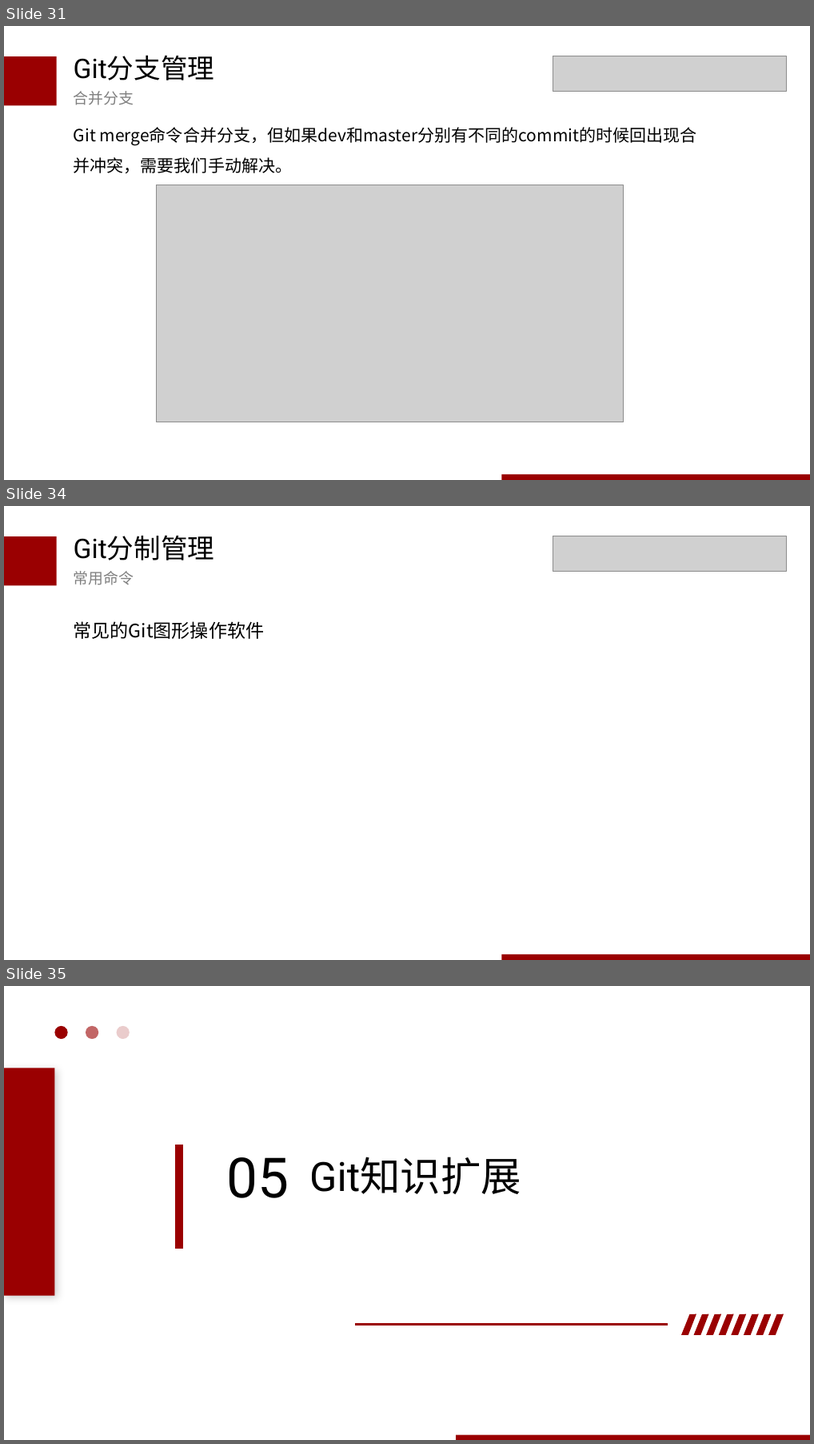
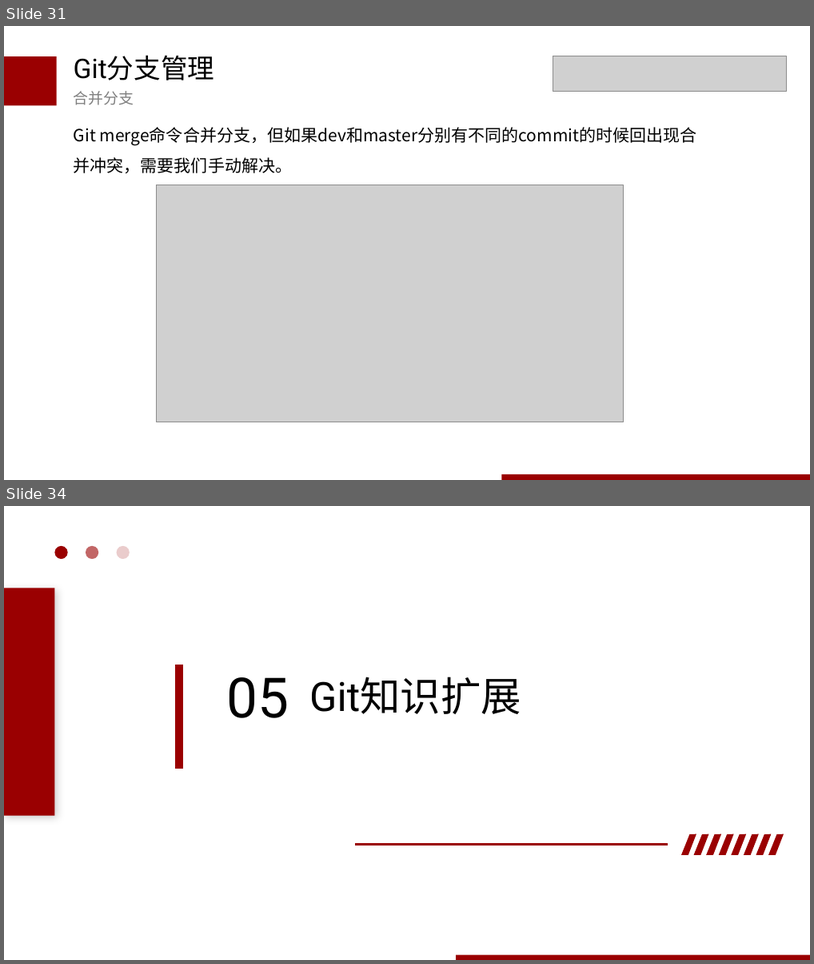
Before and after one commit to wudaoxi1100/blog, a slide deck: ppt/git介绍0325.pptx. Shown one above the other, each under a label of ours: slides 31, 34 and 35 before the commit, slides 31 and 34 after it; the slides between them are not shown. The pictures are 814x1444 and 814x964 pixels, drawn with LibreOffice and Linux fonts; fonts in the diff are those of the drawing; grey boxes stand for pictures. Boxes give left, top, right and bottom in pixels: in the first picture for what was removed or moved away, otherwise in the second. Text is boxed around its words. In the diff, an @@ line names an element or a change of style, - is before the commit and + after.

```diff
--- a/ppt/git介绍0325.pptx
+++ b/ppt/git介绍0325.pptx
@@ slide 34 removed at [4,506,810,960], background #FFFFFF @@
@@ rectangle removed at [4,537,57,586] @@
@@ text removed at [74,535,215,560] @@
-Git分制管理
@@ picture removed at [554,536,787,572] @@
@@ text removed at [74,571,134,585] @@
-常用命令
@@ text removed at [74,621,264,639] @@
-常见的Git图形操作软件
@@ rectangle removed at [502,954,810,960] @@
@@ what was slide 35 is now slide 34 @@
```
Also in this commit, not shown: 3 slides changed, 4 slides added, 2 other slides removed.
